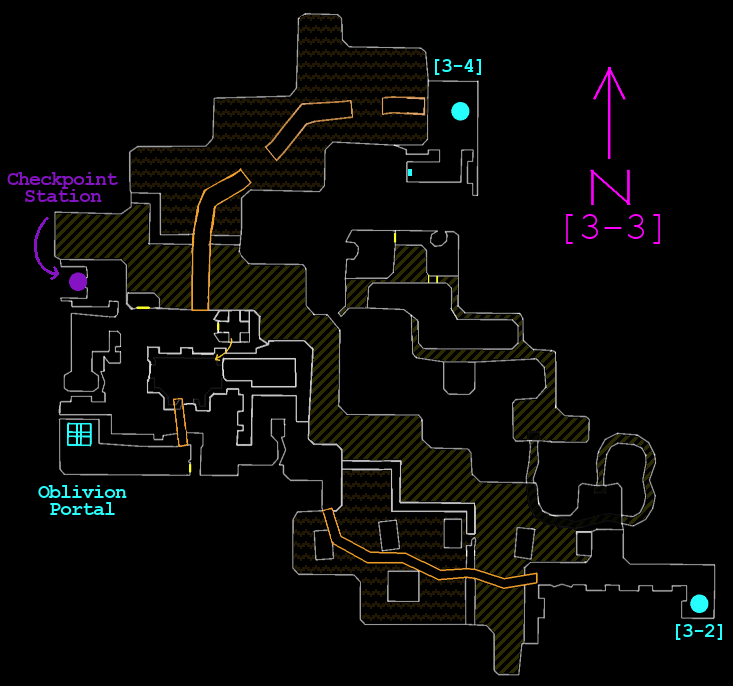
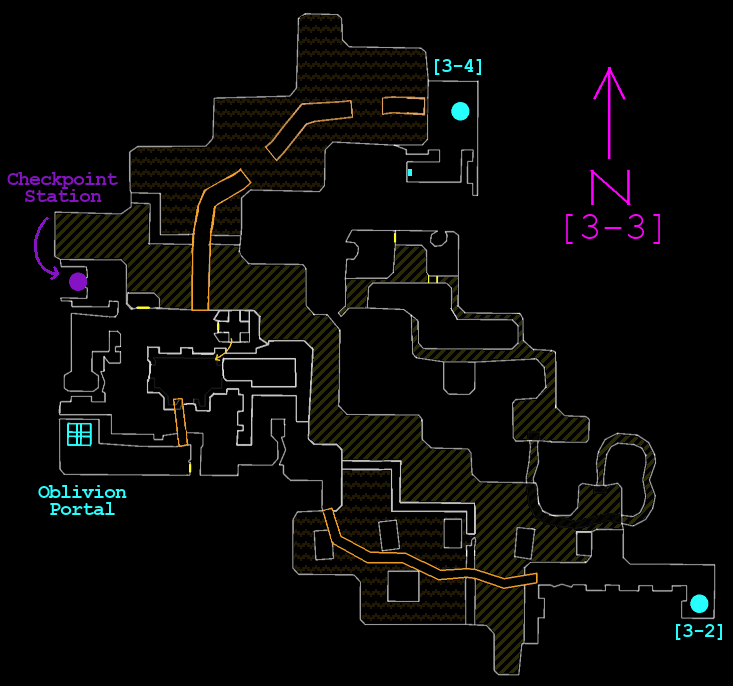
Layered file, before and after one edit (733×686). Changes by layer:
painted on "water" over (x1=565, y1=485, x2=621, y2=530)